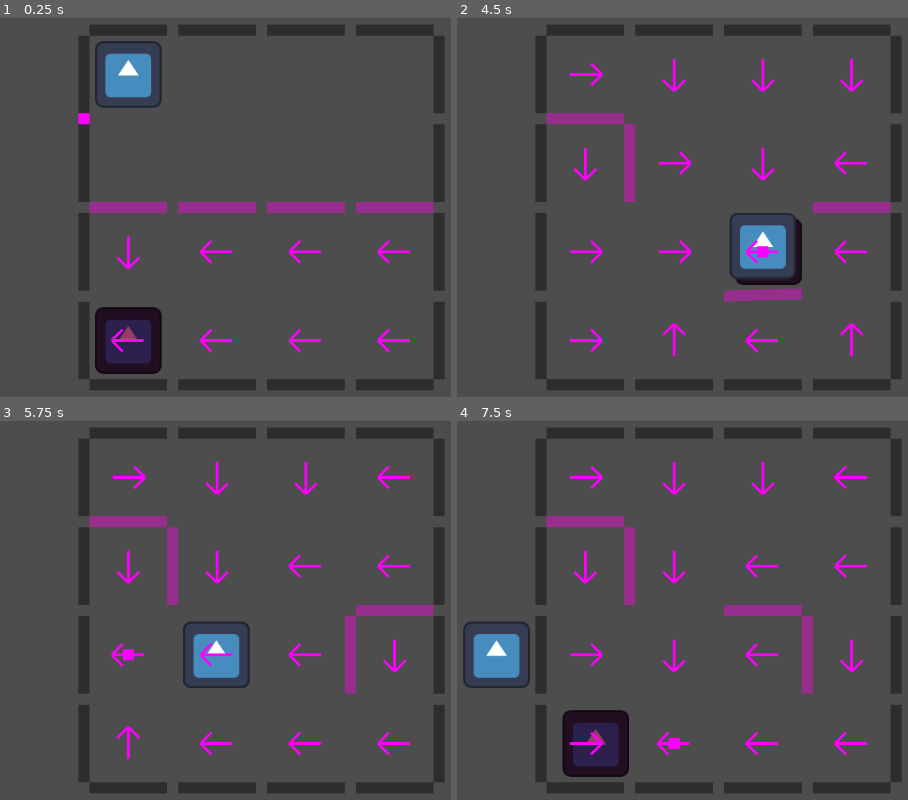
Above: before the commit, frames 1-4 (two rows, left to right).
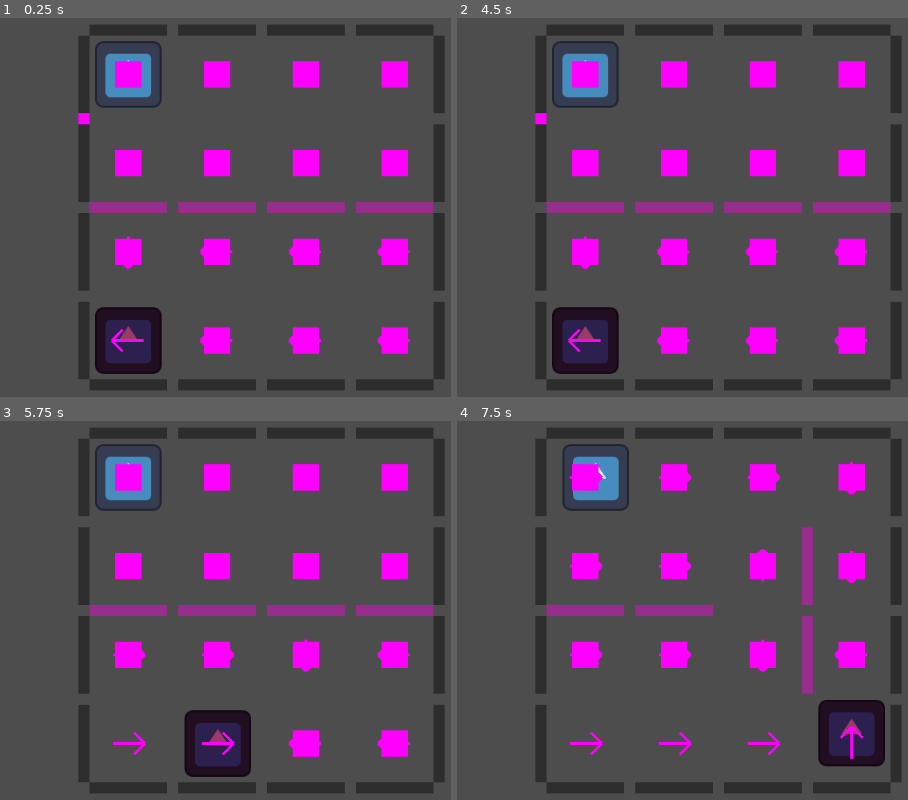
Above: after the commit, the same moments.

Repository: blueegreen/capman
Game: Godot game, scene res://boundary_objects/test_level_2.tscn
The game is run twice, just before and just after one commit, with the same random seed, the same clock (stepped at 60 frames per second) and the same inputs. This scene is started directly instead of the project's main scene. The engine's default icon, where the game draws it, is replaced by a stand-in: a white triangle on a blue panel in a dark square.
Inputs (mouse positions are in pixels of both pictures, inside the frame that each line leads up to):
- Up to frame 1 (0.25 s): no input
- Up to frame 2 (4.5 s): tap Enter at 0.5 s; click (718, 207) at 0.6 s; move the mouse to (718, 120) at 1.27 s; right-click (718, 120) at 1.35 s; click (718, 120) at 1.42 s; move the mouse to (628, 207) at 2.02 s; click (628, 207) at 2.1 s; move the mouse to (628, 120) at 2.77 s; right-click (628, 120) at 2.85 s; click (628, 120) at 2.92 s; move the mouse to (718, 294) at 3.52 s; click (718, 294) at 3.6 s; move the mouse to (808, 294) at 4.27 s; right-click (808, 294) at 4.35 s; click (808, 294) at 4.42 s
- Up to frame 3 (5.75 s): move the mouse to (437, 610) at 5.02 s; click (437, 610) at 5.1 s
- Up to frame 4 (7.5 s): move the mouse to (808, 610) at 5.77 s; right-click (808, 610) at 5.85 s; click (808, 610) at 5.92 s; move the mouse to (894, 587) at 6.52 s; click (894, 587) at 6.6 s; move the mouse to (560, 633) at 7.27 s; right-click (560, 633) at 7.35 s; click (560, 633) at 7.42 s

The runs differ from the first frame. In frame 1, 5.9% of the frame differs, in the area x 25-91%, y 11-89%; in frame 2, 14%; in frame 3, 13%; in frame 4, 16%, in the area x 1-95%, y 6-94%.

Commit message:
made test level 2, level manager, win condition, lose condition

Diff:
--- a/UI/level_manager.gd
+++ b/UI/level_manager.gd
@@ -1 +1,16 @@
 extends Node
+
+var food_count := 0
+var score := 0
+
+func _ready():
+	for collectible in get_tree().get_nodes_in_group("collectible"):
+		collectible.collected.connect(_on_collectible_collected)
+		food_count += 1
+
+func _on_collectible_collected(_msg = {}):
+	score +=1
+	if score >= food_count:
+		print("level_complete")
+		await get_tree().create_timer(GlobalVariables.time_step / 2.0).timeout
+		get_tree().reload_current_scene()
--- a/boundary_objects/test_level_2.tscn
+++ b/boundary_objects/test_level_2.tscn
@@ -1,10 +1,12 @@
-[gd_scene load_steps=6 format=3 uid="uid://be3t7rd7ay2jb"]
+[gd_scene load_steps=8 format=3 uid="uid://be3t7rd7ay2jb"]
 
 [ext_resource type="PackedScene" uid="uid://b7uigk2ronqgh" path="res://player/player.tscn" id="1_40t8f"]
 [ext_resource type="PackedScene" uid="uid://ck5d81ekfneit" path="res://enemies/pathfinder.tscn" id="2_hfbf8"]
 [ext_resource type="PackedScene" uid="uid://dt00c18n44v1r" path="res://boundary_objects/fixed_wall.tscn" id="3_uihaf"]
 [ext_resource type="PackedScene" uid="uid://cnr625oysfmyj" path="res://boundary_objects/double_anchor_wall.tscn" id="4_335vw"]
 [ext_resource type="PackedScene" uid="uid://lyj2ofbuus5i" path="res://enemies/enemy_basic.tscn" id="6_c7n00"]
+[ext_resource type="PackedScene" uid="uid://db2caokmjrqn2" path="res://collectibles/food.tscn" id="6_qm6cw"]
+[ext_resource type="PackedScene" uid="uid://citfwdrvjm0ds" path="res://UI/level_manager.tscn" id="7_rptca"]
 
 [node name="test_level_2" type="Node2D"]
 
@@ -84,8 +86,57 @@
 [node name="double_anchor_wall7" parent="walls" instance=ExtResource("4_335vw")]
 position = Vector2(448, 128)
 
+[node name="foods" type="Node" parent="."]
+
+[node name="food" parent="foods" instance=ExtResource("6_qm6cw")]
+position = Vector2(64, 192)
+
+[node name="food2" parent="foods" instance=ExtResource("6_qm6cw")]
+position = Vector2(192, 192)
+
+[node name="food3" parent="foods" instance=ExtResource("6_qm6cw")]
+position = Vector2(320, 192)
+
+[node name="food4" parent="foods" instance=ExtResource("6_qm6cw")]
+position = Vector2(448, 192)
+
+[node name="food5" parent="foods" instance=ExtResource("6_qm6cw")]
+position = Vector2(448, 320)
+
+[node name="food6" parent="foods" instance=ExtResource("6_qm6cw")]
+position = Vector2(320, 320)
+
+[node name="food7" parent="foods" instance=ExtResource("6_qm6cw")]
+position = Vector2(192, 320)
+
+[node name="food8" parent="foods" instance=ExtResource("6_qm6cw")]
+position = Vector2(192, -64)
+
+[node name="food9" parent="foods" instance=ExtResource("6_qm6cw")]
+position = Vector2(320, -64)
+
+[node name="food10" parent="foods" instance=ExtResource("6_qm6cw")]
+position = Vector2(448, -64)
+
+[node name="food11" parent="foods" instance=ExtResource("6_qm6cw")]
+position = Vector2(448, 64)
+
+[node name="food12" parent="foods" instance=ExtResource("6_qm6cw")]
+position = Vector2(320, 64)
+
+[node name="food13" parent="foods" instance=ExtResource("6_qm6cw")]
+position = Vector2(192, 64)
+
+[node name="food14" parent="foods" instance=ExtResource("6_qm6cw")]
+position = Vector2(64, 64)
+
+[node name="food15" parent="foods" instance=ExtResource("6_qm6cw")]
+position = Vector2(64, -64)
+
 [node name="Camera2D" type="Camera2D" parent="."]
 position = Vector2(256, 128)
 
 [node name="enemy_basic" parent="." instance=ExtResource("6_c7n00")]
 position = Vector2(64, -64)
+
+[node name="level_manager" parent="." instance=ExtResource("7_rptca")]
--- a/collectibles/food.gd
+++ b/collectibles/food.gd
@@ -1,6 +1,7 @@
 extends Area2D
-
+signal collected
 func collect():
+	collected.emit()
 	set_collision_layer_value(4, false)
 	await get_tree().create_timer(GlobalVariables.time_step / 2.0).timeout
 	queue_free()
--- a/enemies/enemy_basic.tscn
+++ b/enemies/enemy_basic.tscn
@@ -4,7 +4,7 @@
 [ext_resource type="Texture2D" uid="uid://dmkpq8lyvismj" path="res://icon.svg" id="2_jss6k"]
 
 [sub_resource type="RectangleShape2D" id="RectangleShape2D_kqx4g"]
-size = Vector2(96, 96)
+size = Vector2(32, 32)
 
 [node name="enemy_basic" type="Area2D" groups=["enemy"]]
 collision_layer = 2
--- a/enemies/enemy_rusher.tscn
+++ b/enemies/enemy_rusher.tscn
@@ -4,7 +4,7 @@
 [ext_resource type="Texture2D" uid="uid://dmkpq8lyvismj" path="res://icon.svg" id="2_6xko5"]
 
 [sub_resource type="RectangleShape2D" id="RectangleShape2D_erqqy"]
-size = Vector2(96, 96)
+size = Vector2(32, 32)
 
 [node name="enemy_rusher" type="Area2D" groups=["enemy"]]
 collision_layer = 2
--- a/enemies/pathfinder_tile.gd
+++ b/enemies/pathfinder_tile.gd
@@ -10,7 +10,6 @@
 	start()
 
 func start():
-	#await get_tree().create_timer(0.5).timeout
 	if get_parent().get_child_count() >= get_parent().max_tile_count:
 		queue_free()
 		return
--- a/player/player.gd
+++ b/player/player.gd
@@ -26,35 +26,46 @@
 		move()
 
 func find_next_direction():
-	var left_open = false
-	var right_open = false
+	var left_open = 0
+	var right_open = 0
 	var forward_rotation = forward_cast.rotation
 
 	forward_cast.force_raycast_update()
 	if not forward_cast.is_colliding():
 		direction = Vector2(cos(forward_rotation), sin(forward_rotation))
 		return
+	if forward_cast.is_colliding():
+		if forward_cast.get_collider().is_in_group("collectible"):
+			direction = Vector2(cos(forward_rotation), sin(forward_rotation))
+			return
 
 	forward_cast.rotation += PI/2
 	forward_cast.force_raycast_update()
 	if not forward_cast.is_colliding():
-		right_open = true
+		right_open = 1
+	if forward_cast.is_colliding():
+		if forward_cast.get_collider().is_in_group("collectible"):
+			right_open = 2
 
 	forward_cast.rotation -= PI
 	forward_cast.force_raycast_update()
 	if not forward_cast.is_colliding():
-		left_open = true
+		left_open = 1
+	if forward_cast.is_colliding():
+		if forward_cast.get_collider().is_in_group("collectible"):
+			left_open = 2
 
-	if left_open and right_open:
-		if randi_range(0, 1) == 0:
-			direction = Vector2(cos(forward_rotation - PI/2), sin(forward_rotation - PI/2))
-		else:
-			direction = Vector2(cos(forward_rotation + PI/2), sin(forward_rotation + PI/2))
-		return
-	elif left_open:
+	if left_open > 0 and right_open > 0:
+		if left_open == right_open:
+			if randi_range(0, 1) == 0:
+				direction = Vector2(cos(forward_rotation - PI/2), sin(forward_rotation - PI/2))
+			else:
+				direction = Vector2(cos(forward_rotation + PI/2), sin(forward_rotation + PI/2))
+			return
+	if left_open > right_open:
 		direction = Vector2(cos(forward_rotation - PI/2), sin(forward_rotation - PI/2))
 		return
-	elif right_open:
+	elif right_open > left_open:
 		direction = Vector2(cos(forward_rotation + PI/2), sin(forward_rotation + PI/2))
 		return
 
@@ -63,6 +74,11 @@
 	if not forward_cast.is_colliding():
 		direction = Vector2(cos(forward_rotation + PI), sin(forward_rotation + PI))
 		return
+	if forward_cast.is_colliding():
+		if forward_cast.get_collider().is_in_group("collectible"):
+			direction = Vector2(cos(forward_rotation + PI), sin(forward_rotation + PI))
+			return
+
 	direction = Vector2.ZERO
 	return
 
@@ -74,3 +90,4 @@
 
 func take_damage(_dmg := 0):
 	print("taken damage!")
+	get_tree().call_deferred("reload_current_scene")
--- a/player/player.tscn
+++ b/player/player.tscn
@@ -20,7 +20,7 @@
 
 [node name="forward_cast" type="RayCast2D" parent="."]
 target_position = Vector2(128, 0)
-collision_mask = 3
+collision_mask = 11
 collide_with_areas = true
 collide_with_bodies = false
 
